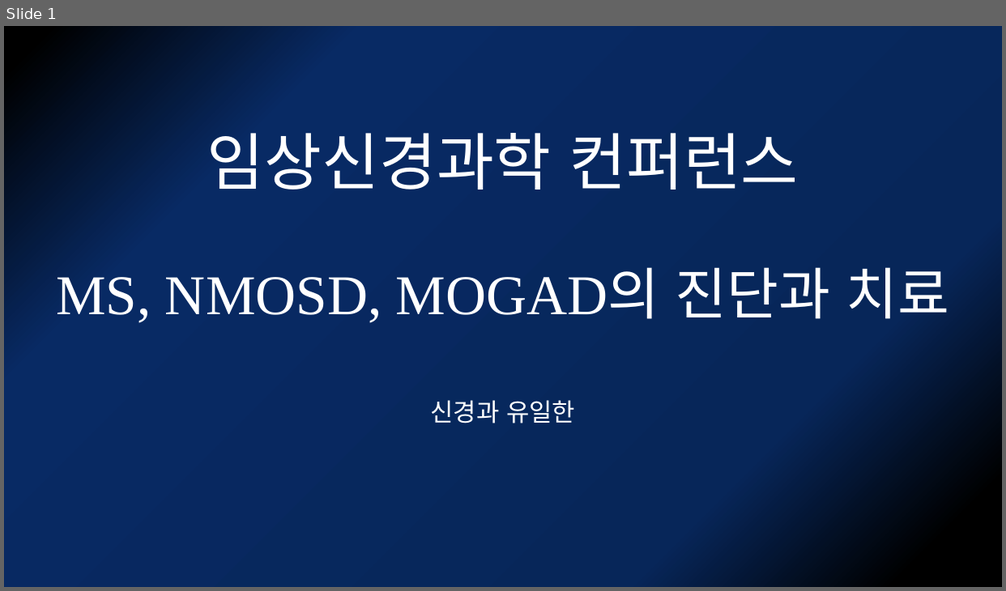
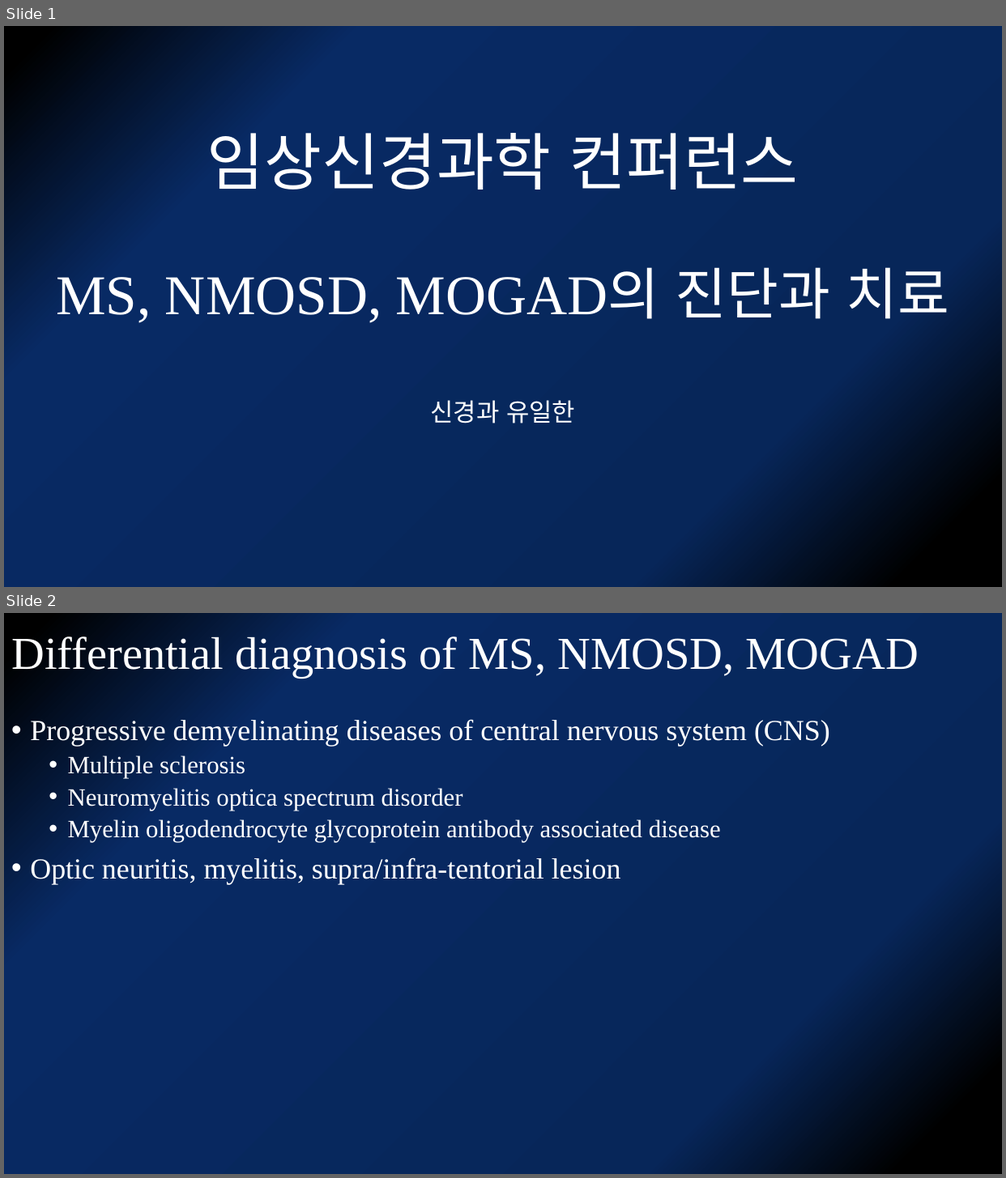
Before and after one commit to kjfdf/lecture, a slide deck: 2021.09-임상신경과학컨퍼런스.pptx. Shown one above the other, each under a label of ours: slide 1 before the commit, slides 1 and 2 after it. The pictures are 1006x591 and 1006x1178 pixels, drawn with LibreOffice and Linux fonts; fonts in the diff are those of the drawing. Boxes give left, top, right and bottom in pixels: in the first picture for what was removed or moved away, otherwise in the second. Text is boxed around its words. In the diff, an @@ line names an element or a change of style, - is before the commit and + after.

```diff
--- a/2021.09-임상신경과학컨퍼런스.pptx
+++ b/2021.09-임상신경과학컨퍼런스.pptx
@@ slide 2 added at [4, 613, 1002, 1174], background gradient #000000 to #072659 to #082A64 @@
@@ title added at [11, 633, 918, 678], 44 pt, text #FFFFFF @@
+Differential diagnosis of MS, NMOSD, MOGAD
@@ text added at [30, 719, 830, 884], 24 pt, text #FFFFFF @@
+• Progressive demyelinating diseases of central nervous system (CNS)
+  • Multiple sclerosis
+  • Neuromyelitis optica spectrum disorder
+  • Myelin oligodendrocyte glycoprotein antibody associated disease
+• Optic neuritis, myelitis, supra/infra-tentorial lesion
```
